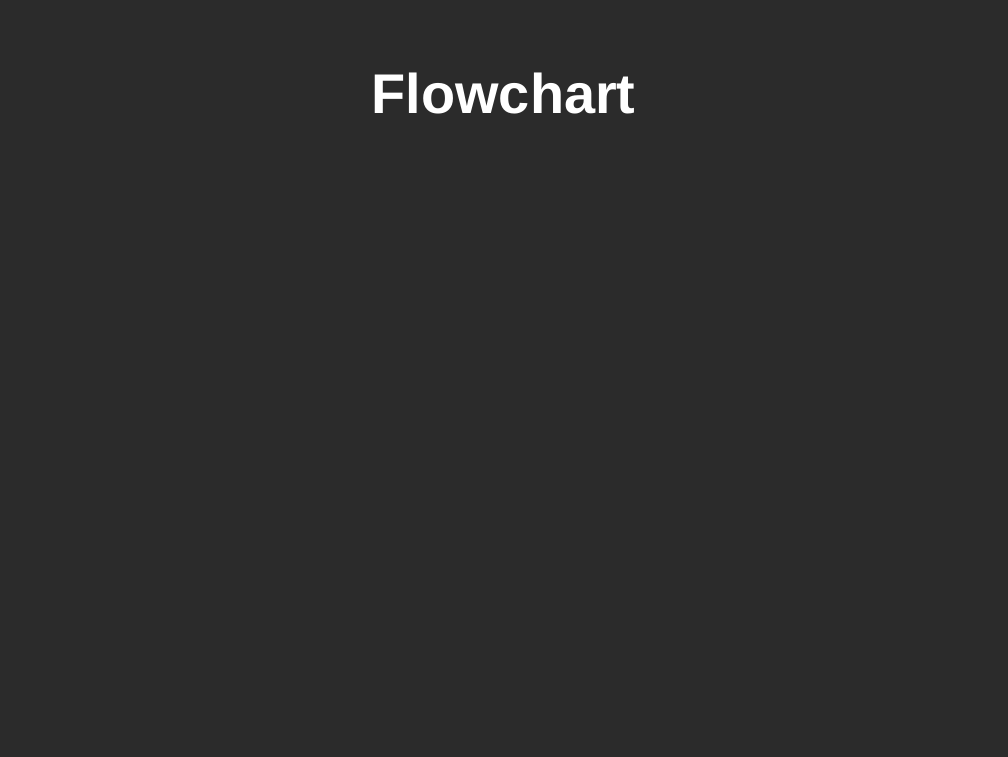
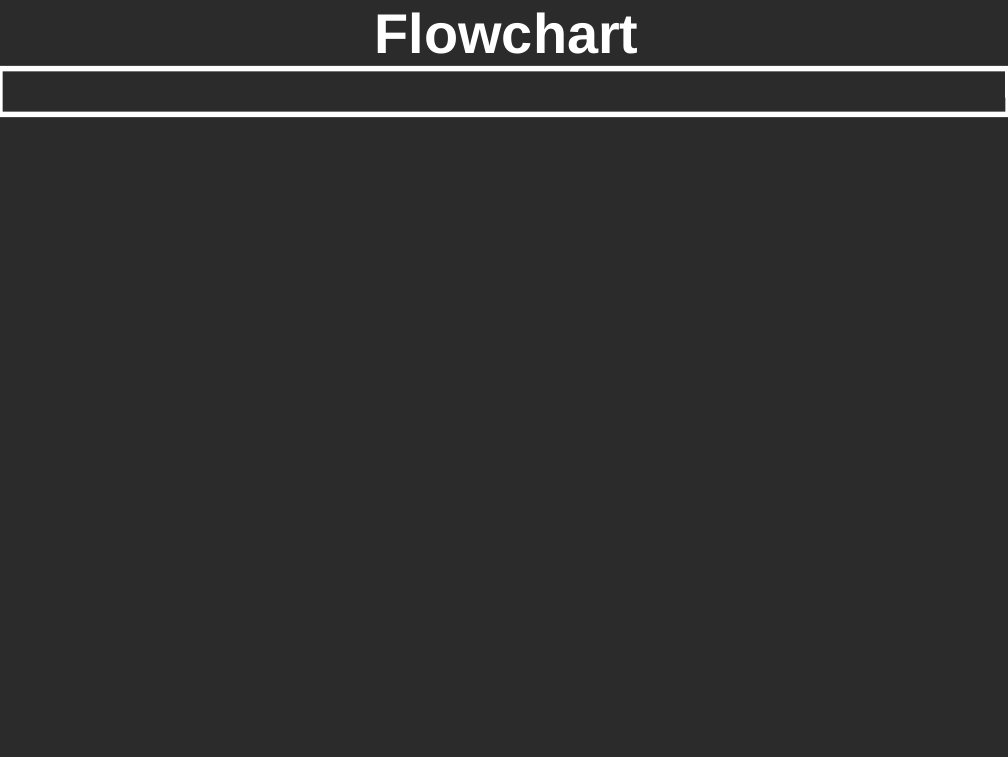
Before and after one commit to snowpuppy/ECE337, a slide deck: slide 6 of docs/ece337.ppt. Drawn at 1008x757 pixels with LibreOffice and Linux fonts; fonts in the diff are those of the drawing; background and template pictures are left out; a plain dark background stands for a picture behind light text. Boxes give left, top, right and bottom in pixels: in the first picture for what was removed or moved away, otherwise in the second. Text is boxed around its words. In the diff, an @@ line names an element or a change of style, - is before the commit and + after.

```diff
--- a/docs/ece337.ppt
+++ b/docs/ece337.ppt
@@ title "Flowchart": place and size @@
-title "Flowchart" at (372, 72, 636, 114)
+title "Flowchart" at (375, 12, 639, 54)
@@ rounded rectangle added at (0, 69, 1008, 114), outline #FFFFFF 4.31 pt @@
```
Also in this commit, not shown: 5 other slides changed, 1 slide added, 1 slide removed, 3 other files.
